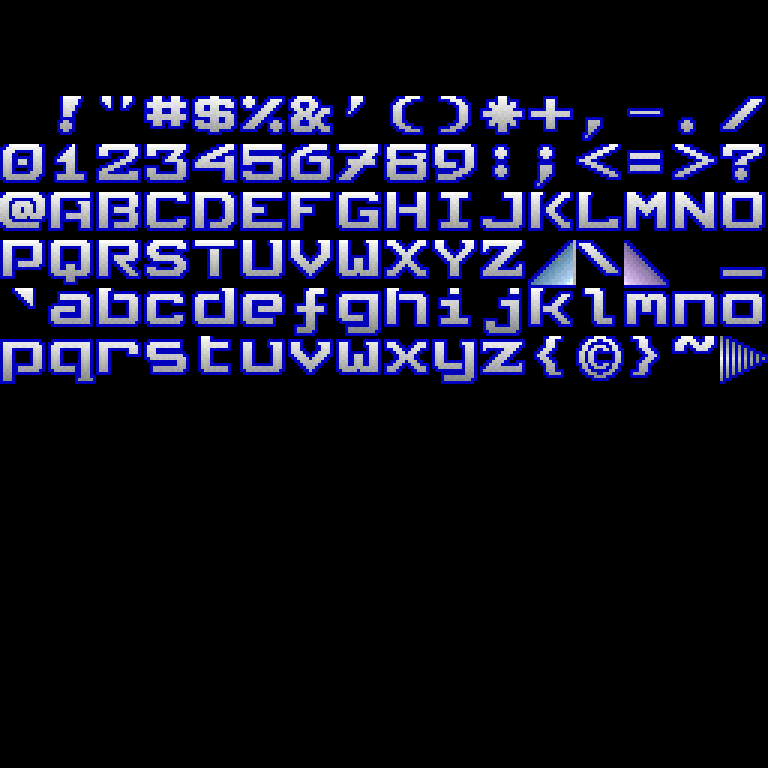
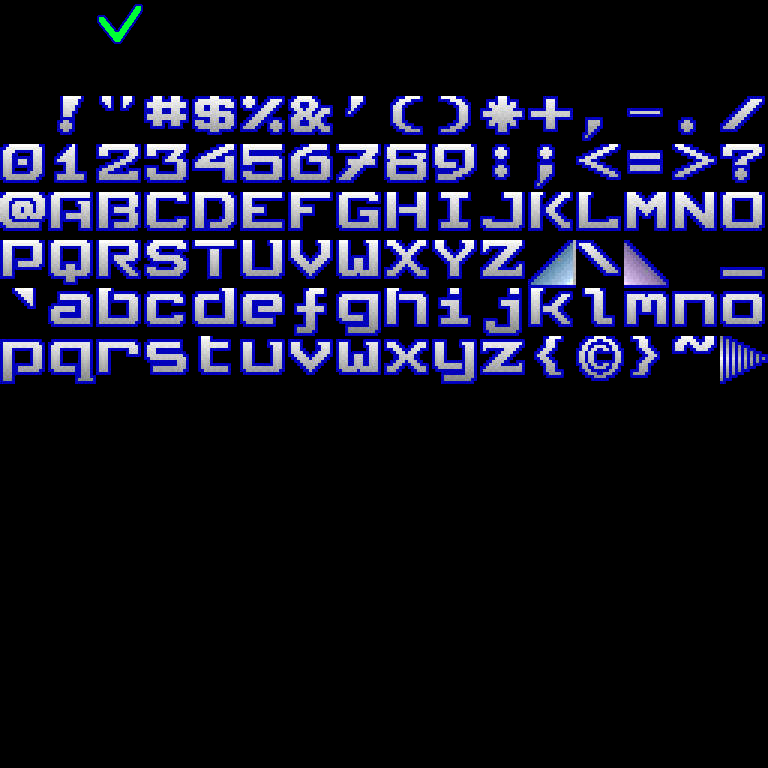
Comparing the layer stacks of the two (768, 768) images. Changes:
painted on "Layer" over <box>97,4,143,44</box>
